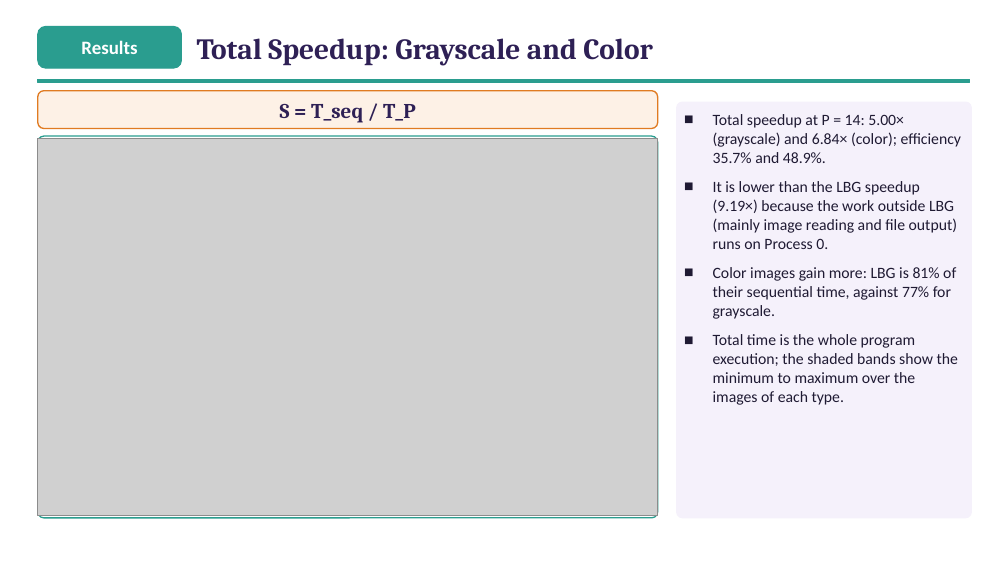
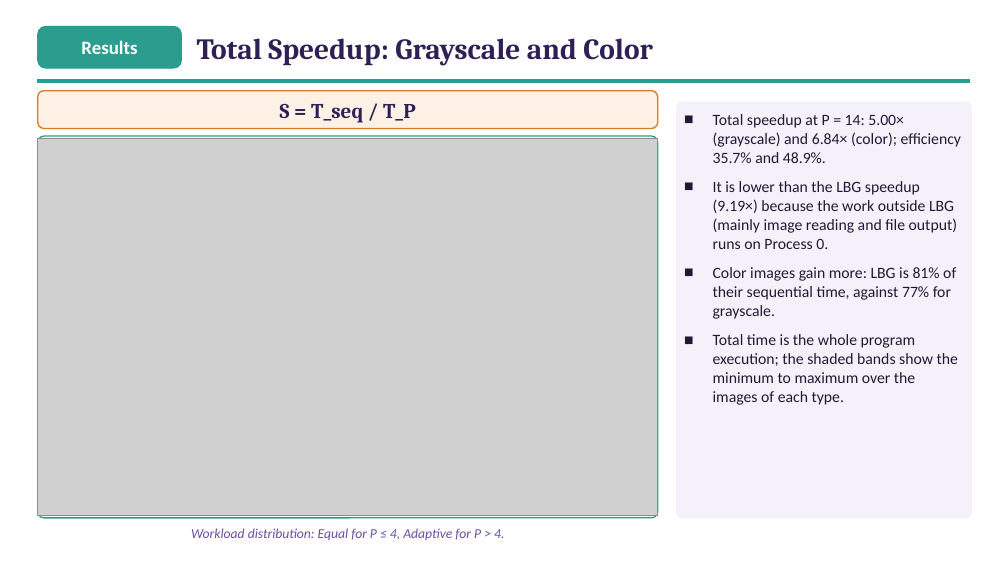
Before and after one commit to ibtihal-cpu/mihk, a slide deck: slide 28 of results/seminar/figs/Seminar_Ibtihal_FINAL.pptx. Drawn at 1008x567 pixels with LibreOffice and Linux fonts; fonts in the diff are those of the drawing; grey boxes stand for pictures. Boxes give left, top, right and bottom in pixels: in the first picture for what was removed or moved away, otherwise in the second. Text is boxed around its words. In the diff, an @@ line names an element or a change of style, - is before the commit and + after.

```diff
--- a/results/seminar/figs/Seminar_Ibtihal_FINAL.pptx
+++ b/results/seminar/figs/Seminar_Ibtihal_FINAL.pptx
@@ text added at (191,528,504,540), 13 pt, text #6B4FA3, italic @@
+Workload distribution: Equal for P ≤ 4, Adaptive for P > 4.
```
Also in this commit, not shown: 2 other slides changed, 4 other files.
